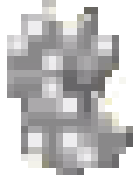
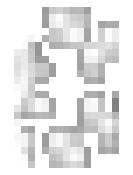
Layered file, before and after one edit (133px x 175px). Changes by layer:
hid "Frame3", painted on it over [7, 0, 133, 175]
added layer "Frame4" over [14, 7, 119, 168]
